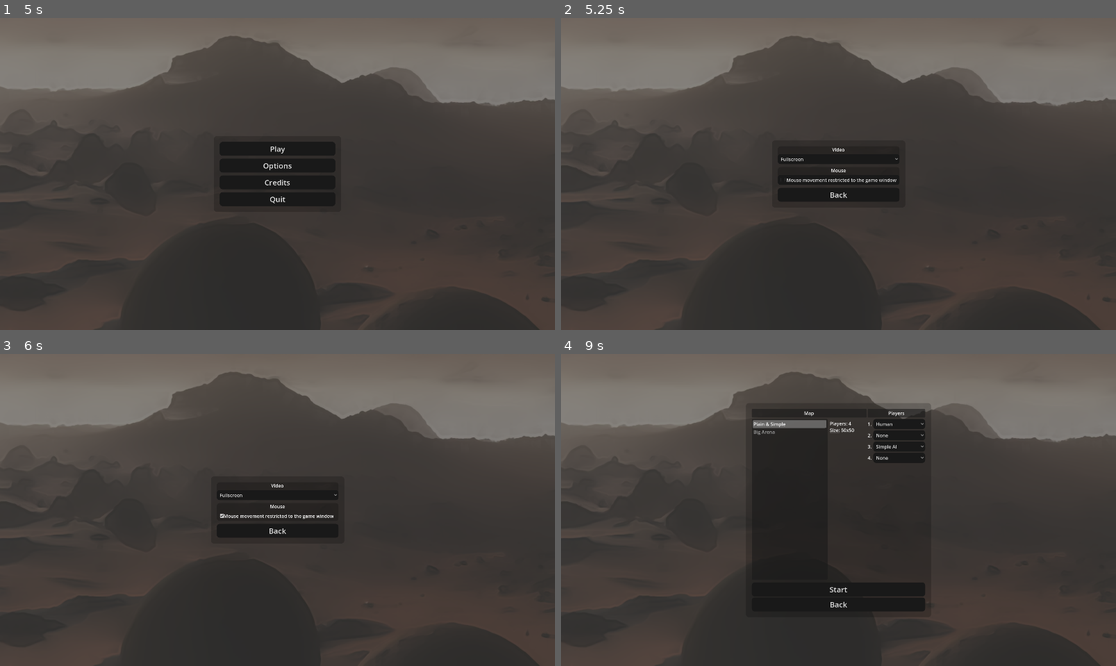
Above: before the commit, frames 1-4 (two rows, left to right).
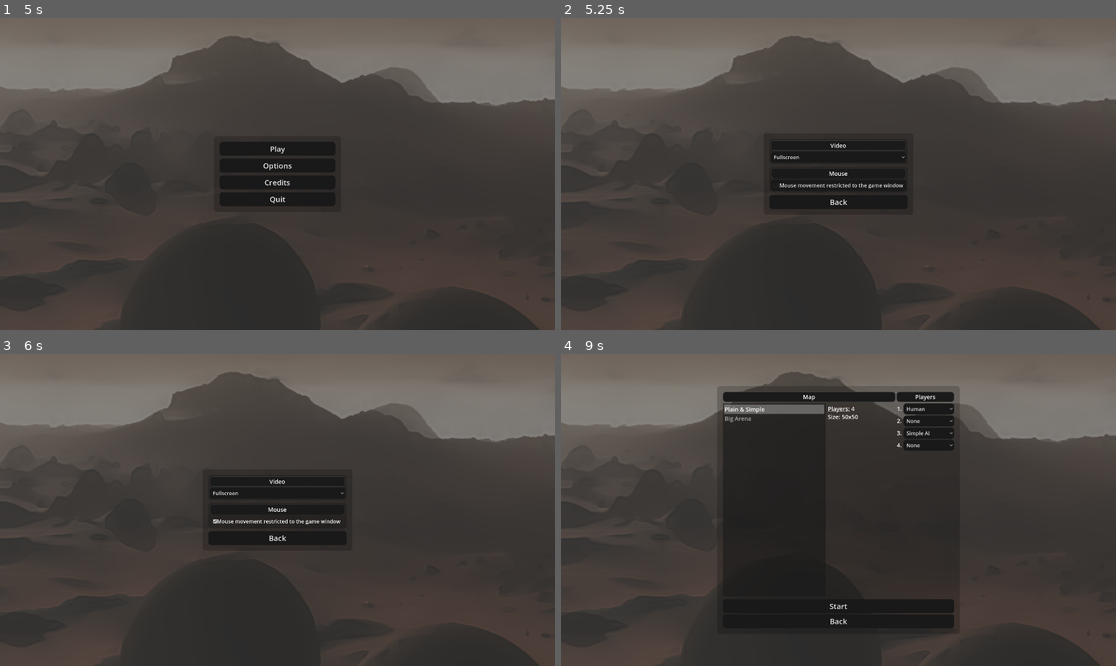
Above: after the commit, the same moments.

Repository: natelindev/command-horizon
Game: Godot game, scene res://source/Main.tscn
Same seed, same stepped clock (60 frames per second), same inputs: the game is played once before the commit and once after it.
Inputs (mouse positions are in pixels of both pictures, inside the frame that each line leads up to):
- Up to frame 1 (5 s): move the mouse to (399, 158) at 0.52 s; hold D (move_map_right) 0.53-1.28 s; hold Space (frame_incrementer_step) 0.53-1.28 s; click (399, 158) at 0.67 s; tap Enter at 1.25, 3.5 s; move the mouse to (166, 189) at 1.27 s; hold S (move_map_down) 1.28-2.03 s; tap Delete (god_mode_delete_units) at 1.35, 4.35 s; click (166, 189) at 1.42 s; move the mouse to (333, 105) at 2.02 s; hold D (move_map_right) 2.03-2.78 s; hold R (rotate_structure) 2.03-2.78 s; click (333, 105) at 2.17 s; tap Space (frame_incrementer_step) at 2.75 s; move the mouse to (249, 236) at 2.77 s; hold W (move_map_up) 2.78-3.53 s; tap Shift (shift_selecting) at 2.85 s; click (249, 236) at 2.92 s; move the mouse to (444, 220) at 3.52 s; hold Space (frame_incrementer_step) 3.53-4.28 s; hold A (move_map_left) from 3.53 s (still down); click (444, 220) at 3.67 s; move the mouse to (111, 127) at 4.27 s; click (111, 127) at 4.42 s
- Up to frame 2 (5.25 s): release A (move_map_left) at 5 s; click "Options" at 5 s
- Up to frame 3 (6 s): click "Mouse movement restricted to …" at 5.75 s
- Up to frame 4 (9 s): click "Back" at 6.5 s; click "Credits" at 7.25 s; click "Back" at 8 s; click "Play" at 8.75 s

Frame 1 is identical in both runs. In frame 2, 1.0% of the frame differs, in the area x 37-63%, y 39-62%; in frame 3, 1.0%; in frame 4, 8.3%, in the area x 28-72%, y 10-88%.

Commit message:
Make main menu larger, closes #65

Diff:
--- a/source/main-menu/Credits.tscn
+++ b/source/main-menu/Credits.tscn
@@ -48,7 +48,15 @@
 layout_mode = 2
 size_flags_vertical = 3
 
-[node name="RichTextLabel" type="RichTextLabel" parent="PanelContainer/MarginContainer/VBoxContainer"]
+[node name="PanelContainer" type="PanelContainer" parent="PanelContainer/MarginContainer/VBoxContainer"]
+layout_mode = 2
+
+[node name="MarginContainer" type="MarginContainer" parent="PanelContainer/MarginContainer/VBoxContainer/PanelContainer"]
+layout_mode = 2
+theme_override_constants/margin_top = 15
+theme_override_constants/margin_bottom = 15
+
+[node name="RichTextLabel" type="RichTextLabel" parent="PanelContainer/MarginContainer/VBoxContainer/PanelContainer/MarginContainer"]
 layout_mode = 2
 theme_override_font_sizes/normal_font_size = 20
 bbcode_enabled = true
--- a/source/main-menu/Loading.tscn
+++ b/source/main-menu/Loading.tscn
@@ -43,6 +43,7 @@
 grow_horizontal = 2
 grow_vertical = 0
 theme_override_colors/font_shadow_color = Color(0, 0, 0, 1)
+theme_override_font_sizes/font_size = 20
 text = "loading"
 horizontal_alignment = 1
 vertical_alignment = 1
--- a/source/main-menu/Options.tscn
+++ b/source/main-menu/Options.tscn
@@ -47,15 +47,31 @@
 [node name="PanelContainer" type="PanelContainer" parent="PanelContainer/MarginContainer/VBoxContainer"]
 layout_mode = 2
 
-[node name="VBoxContainer" type="VBoxContainer" parent="PanelContainer/MarginContainer/VBoxContainer/PanelContainer"]
+[node name="MarginContainer" type="MarginContainer" parent="PanelContainer/MarginContainer/VBoxContainer/PanelContainer"]
+layout_mode = 2
+theme_override_constants/margin_left = 5
+theme_override_constants/margin_top = 5
+theme_override_constants/margin_right = 5
+theme_override_constants/margin_bottom = 5
+
+[node name="VBoxContainer" type="VBoxContainer" parent="PanelContainer/MarginContainer/VBoxContainer/PanelContainer/MarginContainer"]
 layout_mode = 2
 
-[node name="Label" type="Label" parent="PanelContainer/MarginContainer/VBoxContainer/PanelContainer/VBoxContainer"]
+[node name="Label" type="Label" parent="PanelContainer/MarginContainer/VBoxContainer/PanelContainer/MarginContainer/VBoxContainer"]
 layout_mode = 2
 text = "Video"
 horizontal_alignment = 1
 
-[node name="Screen" type="OptionButton" parent="PanelContainer/MarginContainer/VBoxContainer/PanelContainer/VBoxContainer"]
+[node name="Panel" type="Panel" parent="PanelContainer/MarginContainer/VBoxContainer/PanelContainer/MarginContainer/VBoxContainer/Label"]
+show_behind_parent = true
+layout_mode = 1
+anchors_preset = 15
+anchor_right = 1.0
+anchor_bottom = 1.0
+grow_horizontal = 2
+grow_vertical = 2
+
+[node name="Screen" type="OptionButton" parent="PanelContainer/MarginContainer/VBoxContainer/PanelContainer/MarginContainer/VBoxContainer"]
 layout_mode = 2
 focus_mode = 0
 item_count = 2
@@ -68,15 +84,31 @@
 [node name="PanelContainer2" type="PanelContainer" parent="PanelContainer/MarginContainer/VBoxContainer"]
 layout_mode = 2
 
-[node name="VBoxContainer" type="VBoxContainer" parent="PanelContainer/MarginContainer/VBoxContainer/PanelContainer2"]
+[node name="MarginContainer" type="MarginContainer" parent="PanelContainer/MarginContainer/VBoxContainer/PanelContainer2"]
+layout_mode = 2
+theme_override_constants/margin_left = 5
+theme_override_constants/margin_top = 5
+theme_override_constants/margin_right = 5
+theme_override_constants/margin_bottom = 5
+
+[node name="VBoxContainer" type="VBoxContainer" parent="PanelContainer/MarginContainer/VBoxContainer/PanelContainer2/MarginContainer"]
 layout_mode = 2
 
-[node name="Label" type="Label" parent="PanelContainer/MarginContainer/VBoxContainer/PanelContainer2/VBoxContainer"]
+[node name="Label" type="Label" parent="PanelContainer/MarginContainer/VBoxContainer/PanelContainer2/MarginContainer/VBoxContainer"]
 layout_mode = 2
 text = "Mouse"
 horizontal_alignment = 1
 
-[node name="MouseMovementRestricted" type="CheckBox" parent="PanelContainer/MarginContainer/VBoxContainer/PanelContainer2/VBoxContainer"]
+[node name="Panel" type="Panel" parent="PanelContainer/MarginContainer/VBoxContainer/PanelContainer2/MarginContainer/VBoxContainer/Label"]
+show_behind_parent = true
+layout_mode = 1
+anchors_preset = 15
+anchor_right = 1.0
+anchor_bottom = 1.0
+grow_horizontal = 2
+grow_vertical = 2
+
+[node name="MouseMovementRestricted" type="CheckBox" parent="PanelContainer/MarginContainer/VBoxContainer/PanelContainer2/MarginContainer/VBoxContainer"]
 layout_mode = 2
 focus_mode = 0
 text = "Mouse movement restricted to the game window"
@@ -86,6 +118,6 @@
 theme = ExtResource("1_a5uwh")
 text = "BACK"
 
-[connection signal="item_selected" from="PanelContainer/MarginContainer/VBoxContainer/PanelContainer/VBoxContainer/Screen" to="." method="_on_screen_item_selected"]
-[connection signal="pressed" from="PanelContainer/MarginContainer/VBoxContainer/PanelContainer2/VBoxContainer/MouseMovementRestricted" to="." method="_on_mouse_movement_restricted_pressed"]
+[connection signal="item_selected" from="PanelContainer/MarginContainer/VBoxContainer/PanelContainer/MarginContainer/VBoxContainer/Screen" to="." method="_on_screen_item_selected"]
+[connection signal="pressed" from="PanelContainer/MarginContainer/VBoxContainer/PanelContainer2/MarginContainer/VBoxContainer/MouseMovementRestricted" to="." method="_on_mouse_movement_restricted_pressed"]
 [connection signal="pressed" from="PanelContainer/MarginContainer/VBoxContainer/Button" to="." method="_on_back_button_pressed"]
--- a/source/main-menu/Play.tscn
+++ b/source/main-menu/Play.tscn
@@ -24,10 +24,10 @@
 anchor_top = 0.5
 anchor_right = 0.5
 anchor_bottom = 0.5
-offset_left = -20.0
-offset_top = -20.0
-offset_right = 20.0
-offset_bottom = 20.0
+offset_left = -420.0
+offset_top = -429.0
+offset_right = 420.0
+offset_bottom = 429.0
 grow_horizontal = 2
 grow_vertical = 2
 
@@ -39,23 +39,23 @@
 theme_override_constants/margin_bottom = 20
 
 [node name="VBoxContainer" type="VBoxContainer" parent="PanelContainer/MarginContainer"]
-custom_minimum_size = Vector2(600, 0)
+custom_minimum_size = Vector2(800, 0)
 layout_mode = 2
 theme_override_constants/separation = 10
 alignment = 1
 
 [node name="HBoxContainer" type="HBoxContainer" parent="PanelContainer/MarginContainer/VBoxContainer"]
 layout_mode = 2
+size_flags_vertical = 3
 theme_override_constants/separation = 4
 
 [node name="VBoxContainer2" type="VBoxContainer" parent="PanelContainer/MarginContainer/VBoxContainer/HBoxContainer"]
 layout_mode = 2
 size_flags_horizontal = 3
-size_flags_stretch_ratio = 2.0
+size_flags_stretch_ratio = 3.0
 theme_override_constants/separation = 5
 
 [node name="Label" type="Label" parent="PanelContainer/MarginContainer/VBoxContainer/HBoxContainer/VBoxContainer2"]
-custom_minimum_size = Vector2(0, 30)
 layout_mode = 2
 text = "Map"
 horizontal_alignment = 1
@@ -78,7 +78,7 @@
 [node name="MapList" type="ItemList" parent="PanelContainer/MarginContainer/VBoxContainer/HBoxContainer/VBoxContainer2/HBoxContainer"]
 layout_mode = 2
 size_flags_horizontal = 3
-size_flags_stretch_ratio = 2.0
+size_flags_stretch_ratio = 1.5
 focus_mode = 0
 item_count = 6
 item_0/text = "Map 1"
@@ -108,7 +108,6 @@
 theme_override_constants/separation = 5
 
 [node name="Label" type="Label" parent="PanelContainer/MarginContainer/VBoxContainer/HBoxContainer/VBoxContainer"]
-custom_minimum_size = Vector2(0, 30)
 layout_mode = 2
 text = "Players"
 horizontal_alignment = 1
Binary file changed: source/resources/main_menu.theme
